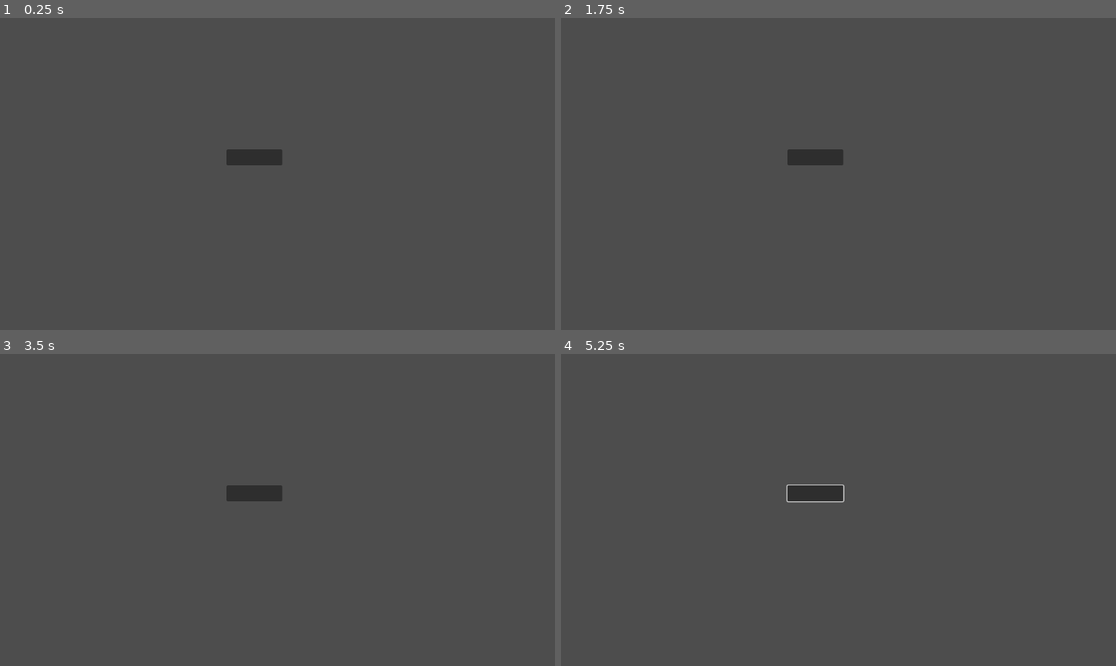
Above: before the commit, frames 1-4 (two rows, left to right).
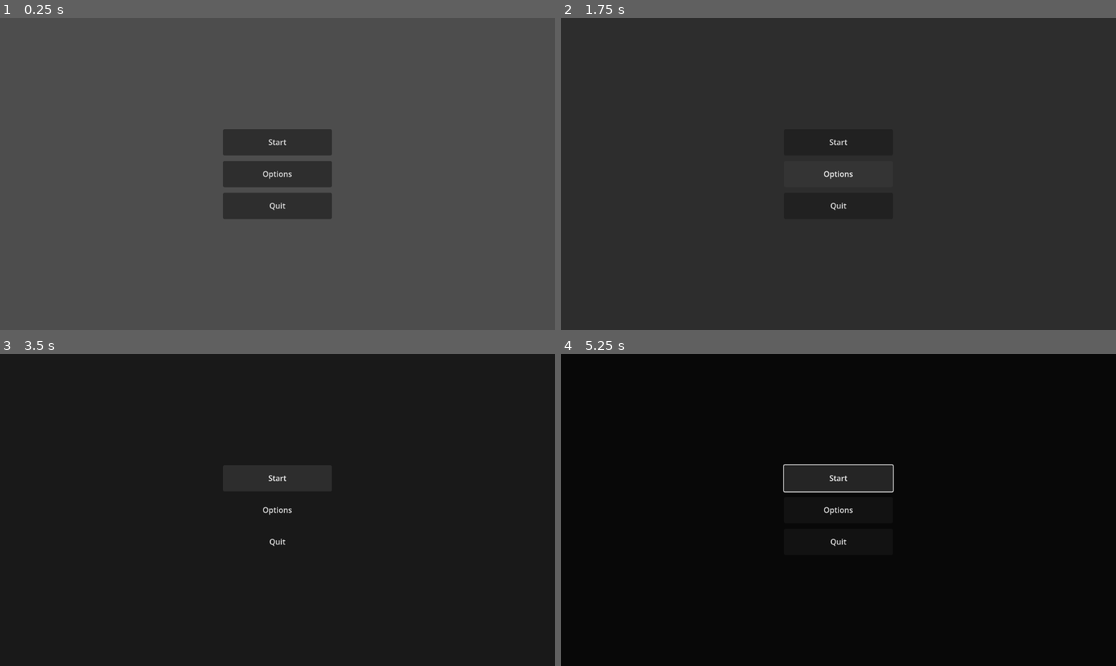
Above: after the commit, the same moments.

Repository: Joeredmile/DTG
Game: Godot game, scene res://Scenes/main_menu.tscn
The game is run twice, just before and just after one commit, with the same random seed, the same clock (stepped at 60 frames per second) and the same inputs. This scene is started directly instead of the project's main scene. The engine's default icon, where the game draws it, is replaced by a stand-in: a white triangle on a blue panel in a dark square.
Inputs (mouse positions are in pixels of both pictures, inside the frame that each line leads up to):
- Up to frame 1 (0.25 s): no input
- Up to frame 2 (1.75 s): click (816, 158) at 0.52 s; click (838, 174) at 1.25 s, where only the run after the commit has a clickable "Options"
- Up to frame 3 (3.5 s): click (277, 478) at 2 s, where only the run after the commit has a clickable "Start"; click (277, 478) at 2.75 s, where only the run after the commit has a clickable "Start"
- Up to frame 4 (5.25 s): tap Enter (ui_accept) at 3.5, 3.77, 4.25, 4.52 s; hold Right (ui_right) 3.53-5.03 s; hold Left (ui_left) from 5.03 s (still down)

The runs differ from the first frame. In frame 1, 4.7% of the frame differs, in the area x 40-60%, y 35-65%; in frame 2, 99%; in frame 3, 99%; in frame 4, 100%, in the area x 0-100%, y 0-100%.

Commit message:
Added alot
Basic Main Menu, Smoothed Camera movement, added coins, added a falling off the world animation and dying, killzones etc

Diff:
--- /dev/null
+++ b/dtg-/Scenes/coin.tscn
@@ -0,0 +1,22 @@
+[gd_scene format=3 uid="uid://dg74teeu1ybaj"]
+
+[ext_resource type="Texture2D" uid="uid://c3a3g6fxkqn13" path="res://icon.svg" id="1_2qo34"]
+[ext_resource type="Script" uid="uid://ttm0o6mbdd62" path="res://Scripts/coin.gd" id="1_jgi06"]
+
+[sub_resource type="RectangleShape2D" id="RectangleShape2D_jgi06"]
+size = Vector2(26, 26)
+
+[node name="coin" type="Area2D" unique_id=108506035]
+collision_mask = 2
+script = ExtResource("1_jgi06")
+
+[node name="Sprite2D" type="Sprite2D" parent="." unique_id=1077394834]
+position = Vector2(-3.8146973e-06, -3.8146973e-06)
+scale = Vector2(0.2, 0.2)
+texture = ExtResource("1_2qo34")
+
+[node name="CollisionShape2D" type="CollisionShape2D" parent="." unique_id=1217560457]
+shape = SubResource("RectangleShape2D_jgi06")
+
+[connection signal="area_entered" from="." to="." method="_on_area_entered"]
+[connection signal="body_entered" from="." to="." method="_on_body_entered"]
--- /dev/null
+++ b/dtg-/Scenes/fade_transition.tscn
@@ -0,0 +1,62 @@
+[gd_scene format=3 uid="uid://bsjxk3e5iq7ks"]
+
+[sub_resource type="Animation" id="Animation_h8oqj"]
+length = 0.001
+tracks/0/type = "value"
+tracks/0/imported = false
+tracks/0/enabled = true
+tracks/0/path = NodePath(".:color")
+tracks/0/interp = 1
+tracks/0/loop_wrap = true
+tracks/0/keys = {
+"times": PackedFloat32Array(0),
+"transitions": PackedFloat32Array(1),
+"update": 0,
+"values": [Color(0, 0, 0, 0)]
+}
+
+[sub_resource type="Animation" id="Animation_gjqor"]
+resource_name = "fade_in"
+length = 1.0333333
+tracks/0/type = "value"
+tracks/0/imported = false
+tracks/0/enabled = true
+tracks/0/path = NodePath(".:color")
+tracks/0/interp = 1
+tracks/0/loop_wrap = true
+tracks/0/keys = {
+"times": PackedFloat32Array(0, 1.0023333),
+"transitions": PackedFloat32Array(1, 1),
+"update": 0,
+"values": [Color(0, 0, 0, 0), Color(0, 0, 0, 1)]
+}
+
+[sub_resource type="Animation" id="Animation_gcby7"]
+resource_name = "fade_out"
+tracks/0/type = "value"
+tracks/0/imported = false
+tracks/0/enabled = true
+tracks/0/path = NodePath(".:color")
+tracks/0/interp = 1
+tracks/0/loop_wrap = true
+tracks/0/keys = {
+"times": PackedFloat32Array(0, 1),
+"transitions": PackedFloat32Array(1, 1),
+"update": 0,
+"values": [Color(0, 0, 0, 1), Color(0, 0, 0, 0)]
+}
+
+[sub_resource type="AnimationLibrary" id="AnimationLibrary_b0wte"]
+_data = {
+&"RESET": SubResource("Animation_h8oqj"),
+&"fade_in": SubResource("Animation_gjqor"),
+&"fade_out": SubResource("Animation_gcby7")
+}
+
+[node name="fade_transition" type="ColorRect" unique_id=124072613]
+offset_right = 1152.0
+offset_bottom = 648.0
+color = Color(0, 0, 0, 0)
+
+[node name="AnimationPlayer" type="AnimationPlayer" parent="." unique_id=1462768628]
+libraries/ = SubResource("AnimationLibrary_b0wte")
--- /dev/null
+++ b/dtg-/Scenes/killzone.tscn
@@ -0,0 +1,14 @@
+[gd_scene format=3 uid="uid://ccr7t7bo8yajq"]
+
+[ext_resource type="Script" uid="uid://y0lhn3jdcwo3" path="res://Scripts/killzone.gd" id="1_jvagm"]
+
+[node name="killzone" type="Area2D" unique_id=1628614485]
+collision_mask = 2
+script = ExtResource("1_jvagm")
+
+[node name="Timer" type="Timer" parent="." unique_id=136380176]
+wait_time = 0.6
+one_shot = true
+
+[connection signal="body_entered" from="." to="." method="_on_body_entered"]
+[connection signal="timeout" from="Timer" to="." method="_on_timer_timeout"]
--- /dev/null
+++ b/dtg-/Scenes/level_1.gd
@@ -0,0 +1,5 @@
+extends Node2D
+
+
+func _ready() -> void:
+	$fade_transition/AnimationPlayer.play("fade_out")
--- a/dtg-/Scenes/level_1.tscn
+++ b/dtg-/Scenes/level_1.tscn
@@ -1,7 +1,83 @@
 [gd_scene format=3 uid="uid://bal7v1680hnp2"]
 
+[ext_resource type="Script" uid="uid://dtjybc56174hu" path="res://Scenes/level_1.gd" id="1_evi0p"]
 [ext_resource type="Texture2D" uid="uid://c3a3g6fxkqn13" path="res://icon.svg" id="1_vk57k"]
 [ext_resource type="PackedScene" uid="uid://bkjvu0askf3f8" path="res://Scenes/player.tscn" id="2_8ffim"]
+[ext_resource type="PackedScene" uid="uid://dg74teeu1ybaj" path="res://Scenes/coin.tscn" id="3_xfk5q"]
+[ext_resource type="PackedScene" uid="uid://ccr7t7bo8yajq" path="res://Scenes/killzone.tscn" id="4_7p6j4"]
+[ext_resource type="PackedScene" uid="uid://bsjxk3e5iq7ks" path="res://Scenes/fade_transition.tscn" id="6_lsmp6"]
+
+[sub_resource type="TileSetAtlasSource" id="TileSetAtlasSource_6444e"]
+texture = ExtResource("1_vk57k")
+texture_region_size = Vector2i(64, 64)
+0:0/0 = 0
+1:0/0 = 0
+2:0/0 = 0
+3:0/0 = 0
+4:0/0 = 0
+5:0/0 = 0
+6:0/0 = 0
+7:0/0 = 0
+0:1/0 = 0
+1:1/0 = 0
+2:1/0 = 0
+3:1/0 = 0
+4:1/0 = 0
+5:1/0 = 0
+6:1/0 = 0
+7:1/0 = 0
+0:2/0 = 0
+1:2/0 = 0
+2:2/0 = 0
+3:2/0 = 0
+4:2/0 = 0
+5:2/0 = 0
+6:2/0 = 0
+7:2/0 = 0
+0:3/0 = 0
+1:3/0 = 0
+2:3/0 = 0
+3:3/0 = 0
+4:3/0 = 0
+5:3/0 = 0
+6:3/0 = 0
+7:3/0 = 0
+0:4/0 = 0
+1:4/0 = 0
+2:4/0 = 0
+3:4/0 = 0
+4:4/0 = 0
+5:4/0 = 0
+6:4/0 = 0
+7:4/0 = 0
+0:5/0 = 0
+1:5/0 = 0
+2:5/0 = 0
+3:5/0 = 0
+4:5/0 = 0
+5:5/0 = 0
+6:5/0 = 0
+7:5/0 = 0
+0:6/0 = 0
+1:6/0 = 0
+2:6/0 = 0
+3:6/0 = 0
+4:6/0 = 0
+5:6/0 = 0
+6:6/0 = 0
+7:6/0 = 0
+0:7/0 = 0
+1:7/0 = 0
+2:7/0 = 0
+3:7/0 = 0
+4:7/0 = 0
+5:7/0 = 0
+6:7/0 = 0
+7:7/0 = 0
+
+[sub_resource type="TileSet" id="TileSet_evi0p"]
+tile_size = Vector2i(128, 128)
+sources/0 = SubResource("TileSetAtlasSource_6444e")
 
 [sub_resource type="TileSetAtlasSource" id="TileSetAtlasSource_vk57k"]
 texture = ExtResource("1_vk57k")
@@ -77,7 +153,21 @@
 physics_layer_0/collision_layer = 1
 sources/0 = SubResource("TileSetAtlasSource_vk57k")
 
+[sub_resource type="WorldBoundaryShape2D" id="WorldBoundaryShape2D_6444e"]
+normal = Vector2(-0.0039761118, -0.99999213)
+distance = -611.99115
+
 [node name="Level_1" type="Node2D" unique_id=1736152880]
+script = ExtResource("1_evi0p")
+
+[node name="fade_transition" parent="." unique_id=124072613 instance=ExtResource("6_lsmp6")]
+offset_left = -644.0
+offset_top = -269.0
+offset_right = 508.0
+offset_bottom = 379.0
+
+[node name="TileMapLayer" type="TileMapLayer" parent="." unique_id=812951357]
+tile_set = SubResource("TileSet_evi0p")
 
 [node name="TileMap" type="TileMap" parent="." unique_id=1269956338]
 tile_set = SubResource("TileSet_8ffim")
@@ -86,3 +176,46 @@
 
 [node name="Player" parent="." unique_id=1281659401 instance=ExtResource("2_8ffim")]
 position = Vector2(-160, 68)
+
+[node name="coins" type="Node" parent="." unique_id=1170246545]
+
+[node name="coin" parent="coins" unique_id=108506035 instance=ExtResource("3_xfk5q")]
+position = Vector2(-45, 92)
+
+[node name="coin2" parent="coins" unique_id=524796355 instance=ExtResource("3_xfk5q")]
+position = Vector2(3142, -182)
+
+[node name="coin8" parent="coins" unique_id=1803779567 instance=ExtResource("3_xfk5q")]
+position = Vector2(2353, -176)
+
+[node name="coin9" parent="coins" unique_id=1362111765 instance=ExtResource("3_xfk5q")]
+position = Vector2(3147, -239)
+
+[node name="coin10" parent="coins" unique_id=147374062 instance=ExtResource("3_xfk5q")]
+position = Vector2(1589, -191)
+
+[node name="coin11" parent="coins" unique_id=491961752 instance=ExtResource("3_xfk5q")]
+position = Vector2(2659, -198)
+
+[node name="coin12" parent="coins" unique_id=826856492 instance=ExtResource("3_xfk5q")]
+position = Vector2(1980, -191)
+
+[node name="coin3" parent="coins" unique_id=1621246917 instance=ExtResource("3_xfk5q")]
+position = Vector2(1218, -79)
+
+[node name="coin4" parent="coins" unique_id=291793964 instance=ExtResource("3_xfk5q")]
+position = Vector2(804, 50)
+
+[node name="coin5" parent="coins" unique_id=1206537676 instance=ExtResource("3_xfk5q")]
+position = Vector2(262, -12)
+
+[node name="coin6" parent="coins" unique_id=2005816869 instance=ExtResource("3_xfk5q")]
+position = Vector2(461, -45)
+
+[node name="coin7" parent="coins" unique_id=792455781 instance=ExtResource("3_xfk5q")]
+position = Vector2(61, 98)
+
+[node name="killzone" parent="." unique_id=1628614485 instance=ExtResource("4_7p6j4")]
+
+[node name="CollisionShape2D" type="CollisionShape2D" parent="killzone" unique_id=1295282704]
+shape = SubResource("WorldBoundaryShape2D_6444e")
--- /dev/null
+++ b/dtg-/Scenes/main_menu.gd
@@ -0,0 +1,31 @@
+extends Node2D
+
+var button_type = null
+@onready var fade_transition: ColorRect = $fade_transition
+
+
+func _on_start_pressed() -> void:
+	button_type = "start"
+	$fade_transition.show()
+	$fade_transition/Fade_timer.start()
+	$fade_transition/AnimationPlayer.play("fade_in")
+	$fade_tr
+
+
+func _on_options_pressed() -> void:
+	button_type = "option"
+	$fade_transition.show()
+	$fade_transition/Fade_timer.start()
+	$fade_transition/AnimationPlayer.play("fade_in")
+
+
+func _on_quit_pressed() -> void:
+	get_tree().quit()
+
+
+func _on_fade_timer_timeout() -> void:
+	if button_type == "start" :
+		get_tree().change_scene_to_file("res://Scenes/level_1.tscn")
+
+	elif button_type == "option" :
+		get_tree().change_scene_to_file("res://Scenes/options.tscn")
--- a/dtg-/Scenes/main_menu.tscn
+++ b/dtg-/Scenes/main_menu.tscn
@@ -1,16 +1,70 @@
 [gd_scene format=3 uid="uid://caps8uem0603f"]
 
-[node name="MainMenu" type="Control" unique_id=1076730224]
+[ext_resource type="Script" uid="uid://bwb32vupfmpth" path="res://Scenes/main_menu.gd" id="1_28flt"]
+[ext_resource type="PackedScene" uid="uid://bsjxk3e5iq7ks" path="res://Scenes/fade_transition.tscn" id="2_48xlc"]
+
+[node name="Main Menu" type="Node2D" unique_id=703314489]
+script = ExtResource("1_28flt")
+
+[node name="fade_transition" parent="." unique_id=124072613 instance=ExtResource("2_48xlc")]
+visible = false
+
+[node name="Fade_timer" type="Timer" parent="fade_transition" unique_id=1163437949]
+
+[node name="Button_Manager" type="Control" parent="." unique_id=978240885]
 layout_mode = 3
-anchors_preset = 15
-anchor_right = 1.0
-anchor_bottom = 1.0
+anchors_preset = 0
+offset_right = 1152.0
+offset_bottom = 648.0
+
+[node name="Start" type="Button" parent="Button_Manager" unique_id=2081108561]
+layout_mode = 1
+anchors_preset = 8
+anchor_left = 0.5
+anchor_top = 0.5
+anchor_right = 0.5
+anchor_bottom = 0.5
+offset_left = -112.89285
+offset_top = -93.0
+offset_right = 112.89282
+offset_bottom = -38.5
 grow_horizontal = 2
 grow_vertical = 2
+text = "Start
+"
 
-[node name="Button" type="Button" parent="." unique_id=329479440]
-layout_mode = 0
-offset_left = 470.0
-offset_top = 273.0
-offset_right = 586.0
-offset_bottom = 306.0
+[node name="Options" type="Button" parent="Button_Manager" unique_id=594434867]
+layout_mode = 1
+anchors_preset = 8
+anchor_left = 0.5
+anchor_top = 0.5
+anchor_right = 0.5
+anchor_bottom = 0.5
+offset_left = -112.89284
+offset_top = -27.25
+offset_right = 112.89284
+offset_bottom = 27.25
+grow_horizontal = 2
+grow_vertical = 2
+text = "Options
+"
+
+[node name="Quit" type="Button" parent="Button_Manager" unique_id=1472075130]
+layout_mode = 1
+anchors_preset = 8
+anchor_left = 0.5
+anchor_top = 0.5
+anchor_right = 0.5
+anchor_bottom = 0.5
+offset_left = -112.89285
+offset_top = 39.0
+offset_right = 112.89282
+offset_bottom = 93.5
+grow_horizontal = 2
+grow_vertical = 2
+text = "Quit"
+
+[connection signal="timeout" from="fade_transition/Fade_timer" to="." method="_on_fade_timer_timeout"]
+[connection signal="pressed" from="Button_Manager/Start" to="." method="_on_start_pressed"]
+[connection signal="pressed" from="Button_Manager/Options" to="." method="_on_options_pressed"]
+[connection signal="pressed" from="Button_Manager/Quit" to="." method="_on_quit_pressed"]
--- /dev/null
+++ b/dtg-/Scenes/music.tscn
@@ -0,0 +1,7 @@
+[gd_scene format=3 uid="uid://dhkcus0mpm76s"]
+
+[ext_resource type="AudioStream" uid="uid://d1jeaoy1171h7" path="res://Assets/sounds/Recording (29).mp3" id="1_fbmny"]
+
+[node name="music" type="AudioStreamPlayer" unique_id=297401685]
+stream = ExtResource("1_fbmny")
+autoplay = true
--- /dev/null
+++ b/dtg-/Scenes/options.tscn
@@ -0,0 +1,3 @@
+[gd_scene format=3 uid="uid://dcnvkvq8sdjnj"]
+
+[node name="Options" type="Node2D" unique_id=1168613532]
--- a/dtg-/Scenes/player.tscn
+++ b/dtg-/Scenes/player.tscn
@@ -2,6 +2,7 @@
 
 [ext_resource type="Script" uid="uid://xcno4cp03k0u" path="res://Scripts/player.gd" id="1_cvnsp"]
 [ext_resource type="Texture2D" uid="uid://drclvbb3ykndh" path="res://Assets/Player.png" id="2_cvnsp"]
+[ext_resource type="Texture2D" uid="uid://bil3gybhm04sb" path="res://Assets/player (1).png" id="3_6t5aa"]
 
 [sub_resource type="AtlasTexture" id="AtlasTexture_6t5aa"]
 atlas = ExtResource("2_cvnsp")
@@ -11,9 +12,13 @@
 atlas = ExtResource("2_cvnsp")
 region = Rect2(64, 0, 64, 64)
 
-[sub_resource type="AtlasTexture" id="AtlasTexture_cvnsp"]
-atlas = ExtResource("2_cvnsp")
-region = Rect2(0, 0, 64, 64)
+[sub_resource type="AtlasTexture" id="AtlasTexture_8erm5"]
+atlas = ExtResource("3_6t5aa")
+region = Rect2(128, 64, 64, 64)
+
+[sub_resource type="AtlasTexture" id="AtlasTexture_f1ek2"]
+atlas = ExtResource("3_6t5aa")
+region = Rect2(0, 128, 64, 64)
 
 [sub_resource type="AtlasTexture" id="AtlasTexture_fkybt"]
 atlas = ExtResource("2_cvnsp")
@@ -42,11 +47,14 @@
 }, {
 "frames": [{
 "duration": 1.0,
-"texture": SubResource("AtlasTexture_cvnsp")
+"texture": SubResource("AtlasTexture_8erm5")
+}, {
+"duration": 1.0,
+"texture": SubResource("AtlasTexture_f1ek2")
 }],
 "loop": true,
 "name": &"jump",
-"speed": 4.0
+"speed": 2.0
 }, {
 "frames": [{
 "duration": 1.0,
@@ -60,14 +68,19 @@
 }],
 "loop": true,
 "name": &"run",
-"speed": 2.0
+"speed": 3.0
 }]
 
 [sub_resource type="CapsuleShape2D" id="CapsuleShape2D_4dohe"]
 radius = 12.0
 height = 60.0
 
+[sub_resource type="CapsuleShape2D" id="CapsuleShape2D_6t5aa"]
+radius = 12.0
+height = 60.0
+
 [node name="Player" type="CharacterBody2D" unique_id=1281659401]
+collision_layer = 2
 script = ExtResource("1_cvnsp")
 
 [node name="AnimatedSprite2D" type="AnimatedSprite2D" parent="." unique_id=235802300]
@@ -81,3 +94,14 @@
 shape = SubResource("CapsuleShape2D_4dohe")
 
 [node name="Camera2D" type="Camera2D" parent="." unique_id=69406192]
+zoom = Vector2(1.4, 1.4)
+limit_top = -10000001
+limit_bottom = 399
+position_smoothing_enabled = true
+position_smoothing_speed = 2.0
+
+[node name="hitbox" type="Area2D" parent="." unique_id=1398705033]
+
+[node name="CollisionShape2D" type="CollisionShape2D" parent="hitbox" unique_id=2145519758]
+position = Vector2(0, 1)
+shape = SubResource("CapsuleShape2D_6t5aa")
--- /dev/null
+++ b/dtg-/Scripts/coin.gd
@@ -0,0 +1,8 @@
+extends Area2D
+
+
+
+
+func _on_body_entered(body: Node2D) -> void:
+		print("yo")
+		queue_free()
--- /dev/null
+++ b/dtg-/Scripts/killzone.gd
@@ -0,0 +1,12 @@
+extends Area2D
+
+@onready var timer: Timer = $Timer
+
+
+func _on_body_entered(body: Node2D) -> void:
+	print("u dead bruh")
+	timer.start()
+
+
+func _on_timer_timeout() -> void:
+	get_tree().reload_current_scene()
--- a/dtg-/Scripts/player.gd
+++ b/dtg-/Scripts/player.gd
@@ -2,7 +2,7 @@
 
 @onready var animation: AnimatedSprite2D = $AnimatedSprite2D
 
-const SPEED = 500.0
+const SPEED = 400.0
 const JUMP_VELOCITY = -600.0
 
 
@@ -17,7 +17,7 @@
 
 	# Get the input direction and handle the movement/deceleration.
 	# As good practice, you should replace UI actions with custom gameplay actions.
-	var direction = Input.get_axis("ui_left", "ui_right")
+	var direction = Input.get_axis("left", "right")
 	if direction:
 		velocity.x = direction * SPEED
 		#flip_h if moving left
@@ -30,8 +30,6 @@
 
 	move_and_slide()
 
-
-
 	if is_on_floor():
 		if abs(velocity.x) > 0.1:
 			animation.play("run")
--- a/dtg-/project.godot
+++ b/dtg-/project.godot
@@ -11,9 +11,26 @@
 [application]
 
 config/name="DTG"
-run/main_scene="uid://cup0g2ulqlatx"
+run/main_scene="uid://caps8uem0603f"
 config/features=PackedStringArray("4.6", "Forward Plus")
 config/icon="res://icon.svg"
+
+[audio]
+
+buses/default_bus_layout=""
+
+[input]
+
+left={
+"deadzone": 0.2,
+"events": [Object(InputEventKey,"resource_local_to_scene":false,"resource_name":"","device":-1,"window_id":0,"alt_pressed":false,"shift_pressed":false,"ctrl_pressed":false,"meta_pressed":false,"pressed":false,"keycode":0,"physical_keycode":65,"key_label":0,"unicode":97,"location":0,"echo":false,"script":null)
+]
+}
+right={
+"deadzone": 0.2,
+"events": [Object(InputEventKey,"resource_local_to_scene":false,"resource_name":"","device":-1,"window_id":0,"alt_pressed":false,"shift_pressed":false,"ctrl_pressed":false,"meta_pressed":false,"pressed":false,"keycode":0,"physical_keycode":68,"key_label":0,"unicode":100,"location":0,"echo":false,"script":null)
+]
+}
 
 [physics]
 
--- a/dtg-/scenes/level_1.tscn
+++ b/dtg-/scenes/level_1.tscn
@@ -1,7 +1,83 @@
 [gd_scene format=3 uid="uid://bal7v1680hnp2"]
 
+[ext_resource type="Script" uid="uid://dtjybc56174hu" path="res://Scenes/level_1.gd" id="1_evi0p"]
 [ext_resource type="Texture2D" uid="uid://c3a3g6fxkqn13" path="res://icon.svg" id="1_vk57k"]
 [ext_resource type="PackedScene" uid="uid://bkjvu0askf3f8" path="res://Scenes/player.tscn" id="2_8ffim"]
+[ext_resource type="PackedScene" uid="uid://dg74teeu1ybaj" path="res://Scenes/coin.tscn" id="3_xfk5q"]
+[ext_resource type="PackedScene" uid="uid://ccr7t7bo8yajq" path="res://Scenes/killzone.tscn" id="4_7p6j4"]
+[ext_resource type="PackedScene" uid="uid://bsjxk3e5iq7ks" path="res://Scenes/fade_transition.tscn" id="6_lsmp6"]
+
+[sub_resource type="TileSetAtlasSource" id="TileSetAtlasSource_6444e"]
+texture = ExtResource("1_vk57k")
+texture_region_size = Vector2i(64, 64)
+0:0/0 = 0
+1:0/0 = 0
+2:0/0 = 0
+3:0/0 = 0
+4:0/0 = 0
+5:0/0 = 0
+6:0/0 = 0
+7:0/0 = 0
+0:1/0 = 0
+1:1/0 = 0
+2:1/0 = 0
+3:1/0 = 0
+4:1/0 = 0
+5:1/0 = 0
+6:1/0 = 0
+7:1/0 = 0
+0:2/0 = 0
+1:2/0 = 0
+2:2/0 = 0
+3:2/0 = 0
+4:2/0 = 0
+5:2/0 = 0
+6:2/0 = 0
+7:2/0 = 0
+0:3/0 = 0
+1:3/0 = 0
+2:3/0 = 0
+3:3/0 = 0
+4:3/0 = 0
+5:3/0 = 0
+6:3/0 = 0
+7:3/0 = 0
+0:4/0 = 0
+1:4/0 = 0
+2:4/0 = 0
+3:4/0 = 0
+4:4/0 = 0
+5:4/0 = 0
+6:4/0 = 0
+7:4/0 = 0
+0:5/0 = 0
+1:5/0 = 0
+2:5/0 = 0
+3:5/0 = 0
+4:5/0 = 0
+5:5/0 = 0
+6:5/0 = 0
+7:5/0 = 0
+0:6/0 = 0
+1:6/0 = 0
+2:6/0 = 0
+3:6/0 = 0
+4:6/0 = 0
+5:6/0 = 0
+6:6/0 = 0
+7:6/0 = 0
+0:7/0 = 0
+1:7/0 = 0
+2:7/0 = 0
+3:7/0 = 0
+4:7/0 = 0
+5:7/0 = 0
+6:7/0 = 0
+7:7/0 = 0
+
+[sub_resource type="TileSet" id="TileSet_evi0p"]
+tile_size = Vector2i(128, 128)
+sources/0 = SubResource("TileSetAtlasSource_6444e")
 
 [sub_resource type="TileSetAtlasSource" id="TileSetAtlasSource_vk57k"]
 texture = ExtResource("1_vk57k")
@@ -77,7 +153,21 @@
 physics_layer_0/collision_layer = 1
 sources/0 = SubResource("TileSetAtlasSource_vk57k")
 
+[sub_resource type="WorldBoundaryShape2D" id="WorldBoundaryShape2D_6444e"]
+normal = Vector2(-0.0039761118, -0.99999213)
+distance = -611.99115
+
 [node name="Level_1" type="Node2D" unique_id=1736152880]
+script = ExtResource("1_evi0p")
+
+[node name="fade_transition" parent="." unique_id=124072613 instance=ExtResource("6_lsmp6")]
+offset_left = -644.0
+offset_top = -269.0
+offset_right = 508.0
+offset_bottom = 379.0
+
+[node name="TileMapLayer" type="TileMapLayer" parent="." unique_id=812951357]
+tile_set = SubResource("TileSet_evi0p")
 
 [node name="TileMap" type="TileMap" parent="." unique_id=1269956338]
 tile_set = SubResource("TileSet_8ffim")
@@ -86,3 +176,46 @@
 
 [node name="Player" parent="." unique_id=1281659401 instance=ExtResource("2_8ffim")]
 position = Vector2(-160, 68)
+
+[node name="coins" type="Node" parent="." unique_id=1170246545]
+
+[node name="coin" parent="coins" unique_id=108506035 instance=ExtResource("3_xfk5q")]
+position = Vector2(-45, 92)
+
+[node name="coin2" parent="coins" unique_id=524796355 instance=ExtResource("3_xfk5q")]
+position = Vector2(3142, -182)
+
+[node name="coin8" parent="coins" unique_id=1803779567 instance=ExtResource("3_xfk5q")]
+position = Vector2(2353, -176)
+
+[node name="coin9" parent="coins" unique_id=1362111765 instance=ExtResource("3_xfk5q")]
+position = Vector2(3147, -239)
+
+[node name="coin10" parent="coins" unique_id=147374062 instance=ExtResource("3_xfk5q")]
+position = Vector2(1589, -191)
+
+[node name="coin11" parent="coins" unique_id=491961752 instance=ExtResource("3_xfk5q")]
+position = Vector2(2659, -198)
+
+[node name="coin12" parent="coins" unique_id=826856492 instance=ExtResource("3_xfk5q")]
+position = Vector2(1980, -191)
+
+[node name="coin3" parent="coins" unique_id=1621246917 instance=ExtResource("3_xfk5q")]
+position = Vector2(1218, -79)
+
+[node name="coin4" parent="coins" unique_id=291793964 instance=ExtResource("3_xfk5q")]
+position = Vector2(804, 50)
+
+[node name="coin5" parent="coins" unique_id=1206537676 instance=ExtResource("3_xfk5q")]
+position = Vector2(262, -12)
+
+[node name="coin6" parent="coins" unique_id=2005816869 instance=ExtResource("3_xfk5q")]
+position = Vector2(461, -45)
+
+[node name="coin7" parent="coins" unique_id=792455781 instance=ExtResource("3_xfk5q")]
+position = Vector2(61, 98)
+
+[node name="killzone" parent="." unique_id=1628614485 instance=ExtResource("4_7p6j4")]
+
+[node name="CollisionShape2D" type="CollisionShape2D" parent="killzone" unique_id=1295282704]
+shape = SubResource("WorldBoundaryShape2D_6444e")
Renamed: dtg-/player (1).png -> dtg-/Assets/player (1).png
Not shown, added: dtg-/Assets/player (1).png.import
Not shown, added: dtg-/Assets/sounds/Recording (24).mp3.import
Not shown, added: dtg-/Assets/sounds/Recording (25).mp3.import
Not shown, added: dtg-/Assets/sounds/Recording (26).mp3.import
Not shown, added: dtg-/Assets/sounds/Recording (27).mp3.import
Not shown, added: dtg-/Assets/sounds/Recording (28).mp3.import
Not shown, added: dtg-/Assets/sounds/Recording (29).mp3.import
Not shown, added: dtg-/Scenes/level_1.gd.uid
Not shown, added: dtg-/Scenes/main_menu.gd.uid
Not shown, added: dtg-/Scripts/coin.gd.uid
Not shown, added: dtg-/Scripts/killzone.gd.uid
(and 12 more such lines)
